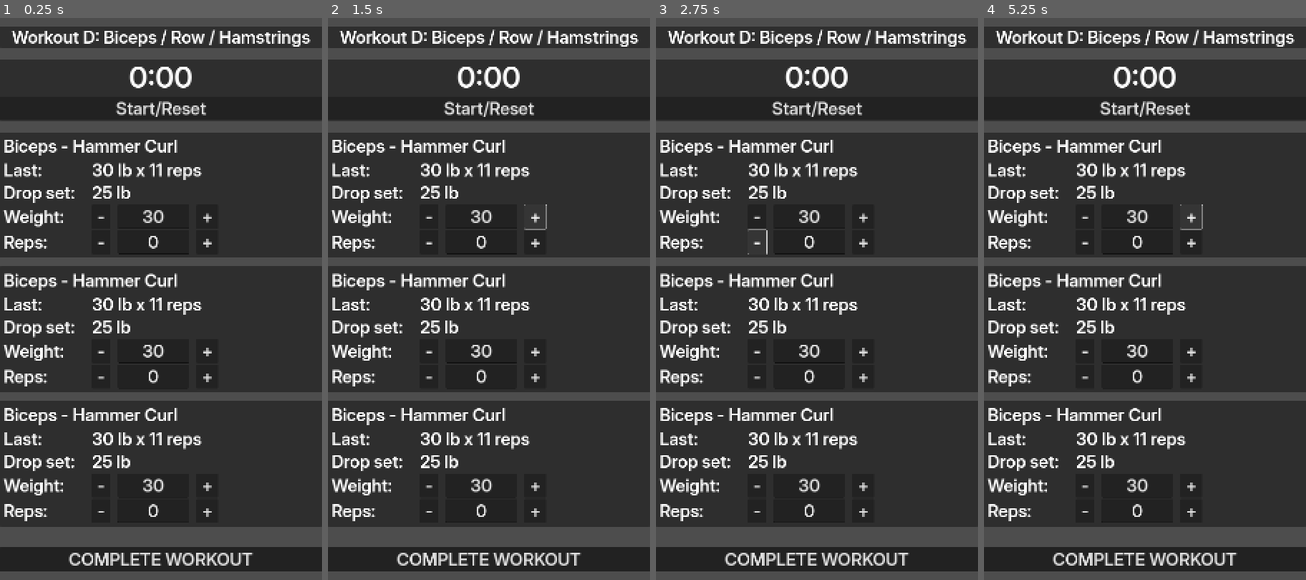
Above: before the commit, frames 1-4 (left to right).
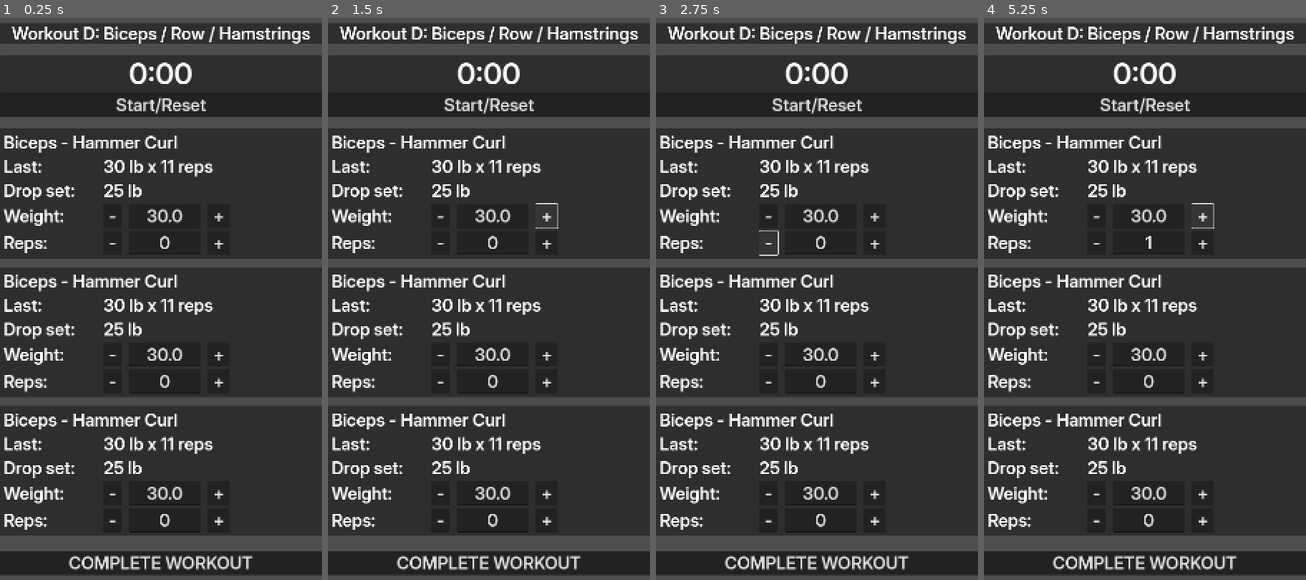
Above: after the commit, the same moments.

Repository: DanielMcPherson/workout-tracker
Game: Godot game, scene res://main.tscn
The game is run twice, just before and just after one commit, with the same random seed, the same clock (stepped at 60 frames per second) and the same inputs.
Inputs:
- Up to frame 1 (0.25 s): no input
- Up to frame 2 (1.5 s): click "-" at 0.5 s; click "+" at 1.25 s
- Up to frame 3 (2.75 s): click "-" at 2 s
- Up to frame 4 (5.25 s): click "+" at 2.75 s; click "COMPLETE WORKOUT" at 3.5 s; click "-" at 4.25 s; click "+" at 5 s

The runs differ from the first frame. In frame 1, 21% of the frame differs, in the area x 0-100%, y 1-100%; in frame 2, 21%; in frame 3, 21%; in frame 4, 21%.

Commit message:
Up/down buttons

Diff:
--- /dev/null
+++ b/exercise_panel.gd
@@ -0,0 +1,66 @@
+extends PanelContainer
+
+@export var weight_step: float = 2.5
+@export var min_weight: float = 0.0
+@export var max_weight: float = 999.9
+
+@export var reps_step: int = 1
+@export var min_reps: int = 0
+@export var max_reps: int = 50
+
+@onready var weight_line_edit: LineEdit = $ContentMargin/VBoxContainer/GridContainer/WeightHBox/WeightLineEdit
+@onready var reps_line_edit: LineEdit = $ContentMargin/VBoxContainer/GridContainer/RepsHBox/RepsLineEdit
+
+@onready var weight_up_button: Button = $ContentMargin/VBoxContainer/GridContainer/WeightHBox/WeightUpButton
+@onready var weight_down_button: Button = $ContentMargin/VBoxContainer/GridContainer/WeightHBox/WeightDownButton
+@onready var reps_up_button: Button = $ContentMargin/VBoxContainer/GridContainer/RepsHBox/RepsUpButton
+@onready var reps_down_button: Button = $ContentMargin/VBoxContainer/GridContainer/RepsHBox/RepsDownButton
+
+
+func _ready() -> void:
+	# Connect button signals
+	weight_up_button.pressed.connect(_on_weight_up_pressed)
+	weight_down_button.pressed.connect(_on_weight_down_pressed)
+	reps_up_button.pressed.connect(_on_reps_up_pressed)
+	reps_down_button.pressed.connect(_on_reps_down_pressed)
+	# Optional: normalize any default text
+	set_weight(get_weight())
+	set_reps(get_reps())
+
+
+# Weight functions
+func get_weight() -> float:
+	var txt := weight_line_edit.text.strip_edges()
+	if txt == "":
+		return 0.0
+	var value := float(txt) if txt.is_valid_float() else 0.0
+	return clamp(value, min_weight, max_weight)
+
+func set_weight(value: float) -> void:
+	value = clamp(value, min_weight, max_weight)
+	# Format; keep as plain number, you can decide decimals:
+	weight_line_edit.text = str(value)
+
+func _on_weight_down_pressed() -> void:
+	set_weight(get_weight() - weight_step)
+
+func _on_weight_up_pressed() -> void:
+	set_weight(get_weight() + weight_step)
+
+# Reps functions
+func get_reps() -> int:
+	var txt := reps_line_edit.text.strip_edges()
+	if txt == "":
+		return 0
+	var value := int(txt) if txt.is_valid_int() else 0
+	return clamp(value, min_reps, max_reps)
+
+func set_reps(value: int) -> void:
+	value = clamp(value, min_reps, max_reps)
+	reps_line_edit.text = str(value)
+
+func _on_reps_down_pressed() -> void:
+	set_reps(get_reps() - reps_step)
+
+func _on_reps_up_pressed() -> void:
+	set_reps(get_reps() + reps_step)
--- a/exercise_panel.tscn
+++ b/exercise_panel.tscn
@@ -1,6 +1,7 @@
-[gd_scene load_steps=2 format=3 uid="uid://daaqwgfd5o4v6"]
+[gd_scene load_steps=3 format=3 uid="uid://daaqwgfd5o4v6"]
 
 [ext_resource type="Theme" uid="uid://cd80csmhkm7bd" path="res://app_theme.tres" id="1_xug27"]
+[ext_resource type="Script" uid="uid://boq1vcv84a2jb" path="res://exercise_panel.gd" id="2_g5yf1"]
 
 [node name="Panel" type="PanelContainer"]
 anchors_preset = 15
@@ -9,6 +10,7 @@
 grow_horizontal = 2
 grow_vertical = 2
 theme = ExtResource("1_xug27")
+script = ExtResource("2_g5yf1")
 
 [node name="ContentMargin" type="MarginContainer" parent="."]
 layout_mode = 2
@@ -27,7 +29,8 @@
 
 [node name="GridContainer" type="GridContainer" parent="ContentMargin/VBoxContainer"]
 layout_mode = 2
-theme_override_constants/h_separation = 48
+theme_override_constants/h_separation = 80
+theme_override_constants/v_separation = 8
 columns = 2
 
 [node name="LastValueLabel" type="Label" parent="ContentMargin/VBoxContainer/GridContainer"]
@@ -62,6 +65,7 @@
 layout_mode = 2
 text = "30"
 alignment = 1
+virtual_keyboard_type = 2
 
 [node name="WeightUpButton" type="Button" parent="ContentMargin/VBoxContainer/GridContainer/WeightHBox"]
 layout_mode = 2
@@ -75,7 +79,7 @@
 layout_mode = 2
 theme_override_constants/separation = 20
 
-[node name="RepstDownButton" type="Button" parent="ContentMargin/VBoxContainer/GridContainer/RepsHBox"]
+[node name="RepsDownButton" type="Button" parent="ContentMargin/VBoxContainer/GridContainer/RepsHBox"]
 layout_mode = 2
 text = " - "
 
@@ -83,6 +87,7 @@
 layout_mode = 2
 text = "0"
 alignment = 1
+virtual_keyboard_type = 2
 
 [node name="RepsUpButton" type="Button" parent="ContentMargin/VBoxContainer/GridContainer/RepsHBox"]
 layout_mode = 2
--- a/main.tscn
+++ b/main.tscn
@@ -19,8 +19,8 @@
 anchor_bottom = 1.0
 grow_horizontal = 2
 grow_vertical = 2
-theme_override_constants/margin_top = 40
-theme_override_constants/margin_bottom = 40
+theme_override_constants/margin_top = 30
+theme_override_constants/margin_bottom = 30
 
 [node name="MainVBox" type="VBoxContainer" parent="MainMargin"]
 layout_mode = 2
Not shown, added: exercise_panel.gd.uid
